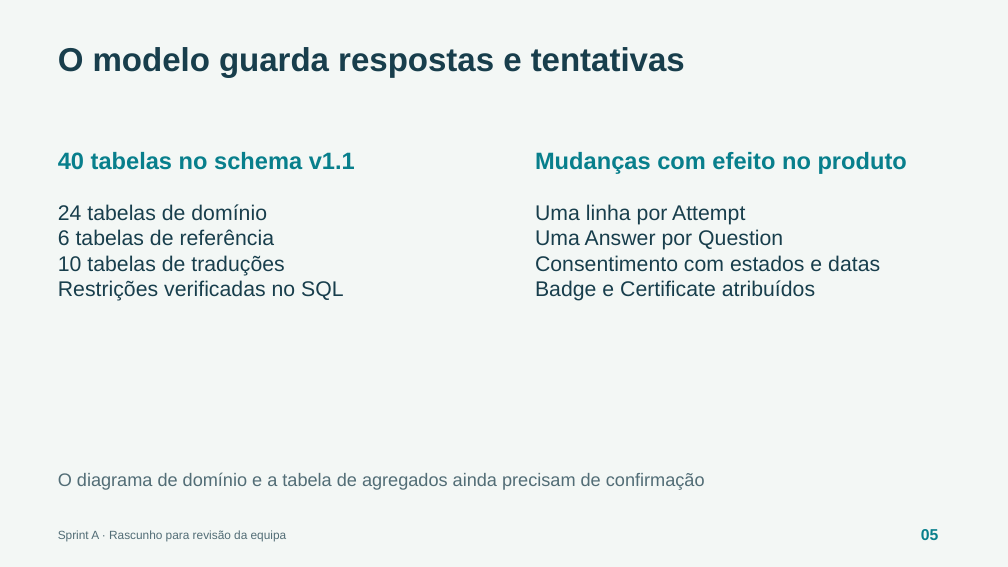
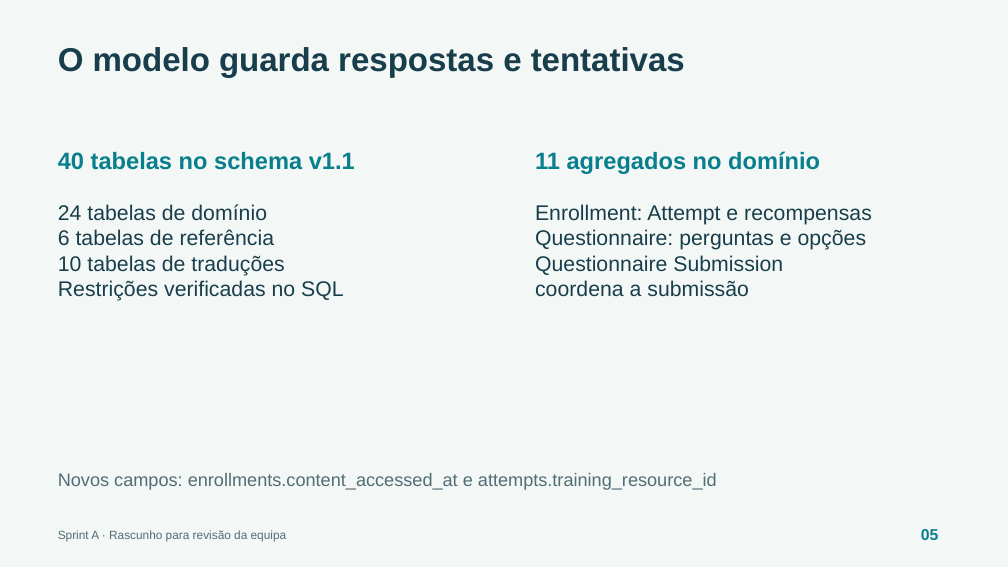
Before and after one commit to escobar0304/ProjInter-2-1, a slide deck: slide 5 of docs/entregas/sprint-review-a/sprint-review-a.pptx. Drawn at 1008x567 pixels with LibreOffice and Linux fonts; fonts in the diff are those of the drawing. Boxes give left, top, right and bottom in pixels: in the first picture for what was removed or moved away, otherwise in the second. Text is boxed around its words. In the diff, an @@ line names an element or a change of style, - is before the commit and + after.

```diff
--- a/docs/entregas/sprint-review-a/sprint-review-a.pptx
+++ b/docs/entregas/sprint-review-a/sprint-review-a.pptx
@@ text at bbox=[535, 151, 820, 174]: text changed @@
-Mudanças com efeito no produto
+11 agregados no domínio
@@ text at bbox=[535, 204, 872, 296]: text changed @@
-Uma linha por Attempt
-Uma Answer por Question
-Consentimento com estados e datas
-Badge e Certificate atribuídos
+Enrollment: Attempt e recompensas
+Questionnaire: perguntas e opções
+Questionnaire Submission
+coordena a submissão
@@ text at bbox=[58, 473, 717, 490]: text changed @@
-O diagrama de domínio e a tabela de agregados ainda precisam de confirmação
+Novos campos: enrollments.content_accessed_at e attempts.training_resource_id
```
Also in this commit, not shown: 2 other slides changed, 3 other files.
